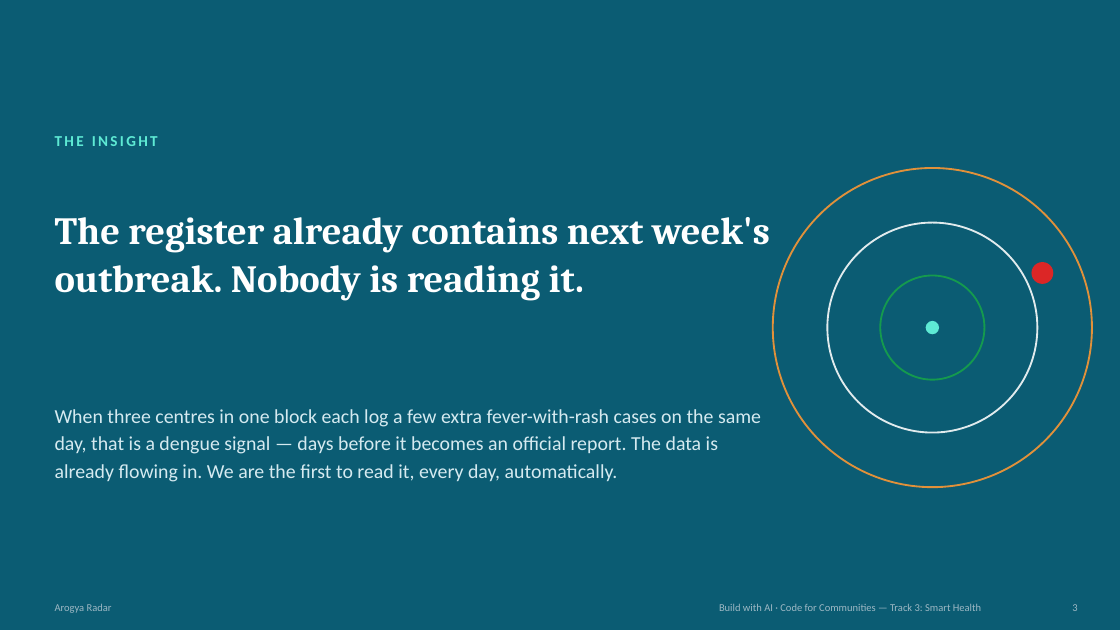
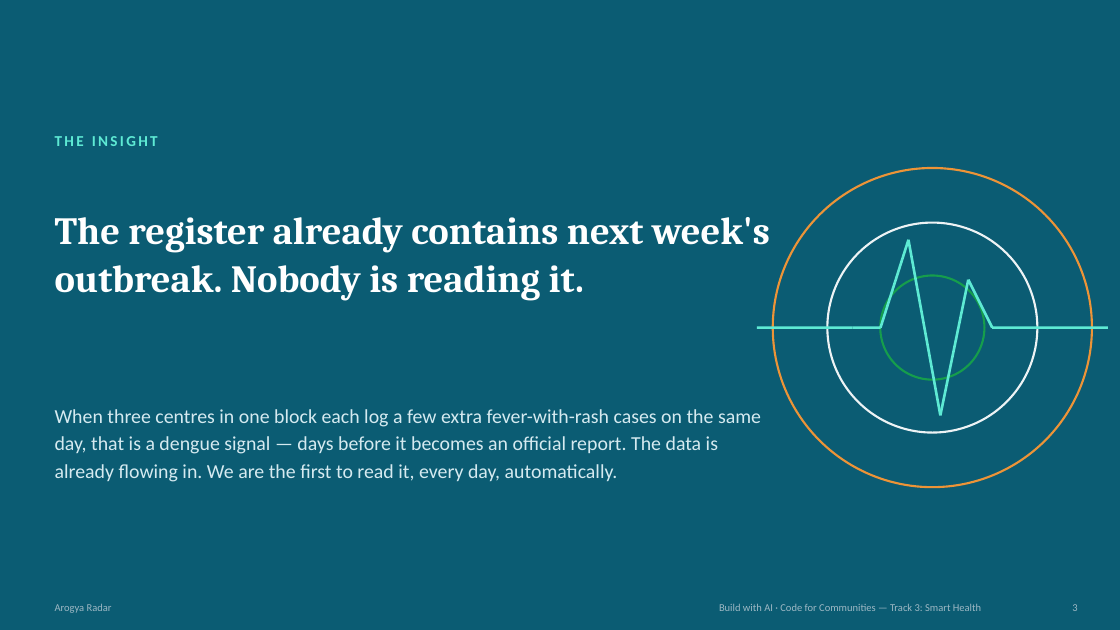
Before and after one commit to PureGenius369/arogya-radar, a slide deck: slide 3 of pitch/Arogya-Radar-Pitch.pptx. Drawn at 1120x630 pixels with LibreOffice and Linux fonts; fonts in the diff are those of the drawing. Boxes give left, top, right and bottom in pixels: in the first picture for what was removed or moved away, otherwise in the second. Text is boxed around its words. In the diff, an @@ line names an element or a change of style, - is before the commit and + after.

```diff
--- a/pitch/Arogya-Radar-Pitch.pptx
+++ b/pitch/Arogya-Radar-Pitch.pptx
@@ ellipse at (x1=773, y1=168, x2=1092, y2=487): outline #FF9933 1.6 pt to #FF9933 1.8 pt @@
@@ ellipse at (x1=828, y1=223, x2=1038, y2=433): outline #FFFFFF 1.6 pt to #FFFFFF 1.8 pt @@
@@ line added from (881, 328) to (908, 239), #5EEAD4 2.25 pt @@
@@ line added from (908, 239) to (941, 416), #5EEAD4 2.25 pt @@
@@ ellipse removed at (x1=1032, y1=262, x2=1054, y2=284) @@
@@ ellipse at (x1=881, y1=276, x2=985, y2=380): outline #17A34A 1.6 pt to #17A34A 1.8 pt @@
@@ line added from (941, 416) to (969, 280), #5EEAD4 2.25 pt @@
@@ line added from (969, 280) to (992, 328), #5EEAD4 2.25 pt @@
@@ line added from (757, 328) to (853, 328), #5EEAD4 2.25 pt @@
@@ line added from (853, 328) to (881, 328), #5EEAD4 2.25 pt @@
@@ ellipse removed at (x1=926, y1=321, x2=939, y2=334) @@
@@ line added from (992, 328) to (1108, 328), #5EEAD4 2.25 pt @@
```
Also in this commit, not shown: 2 other slides changed.
